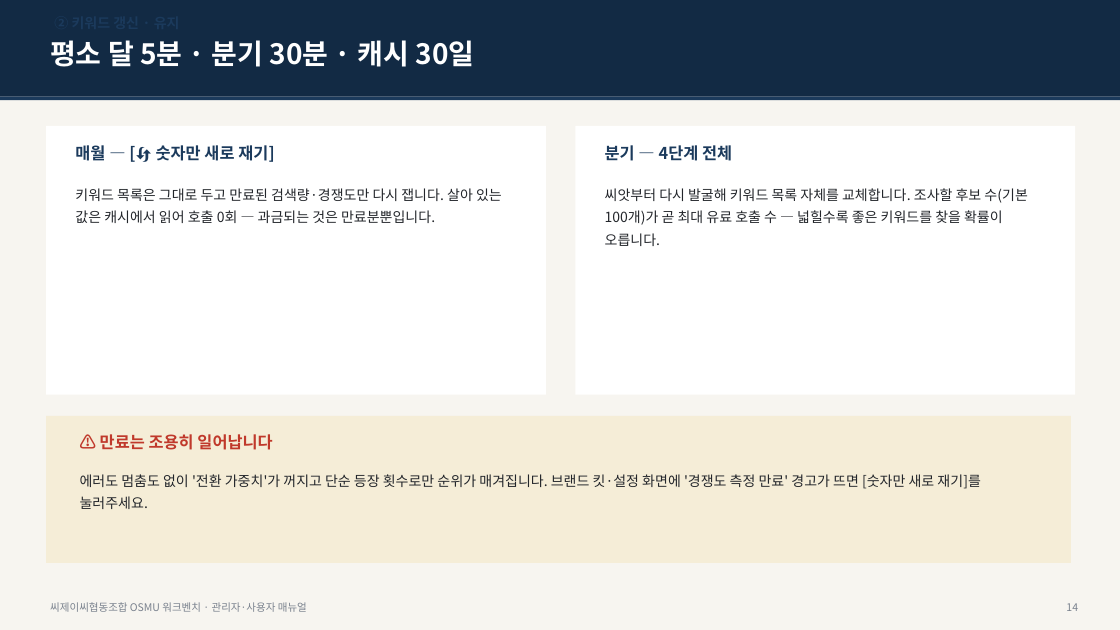
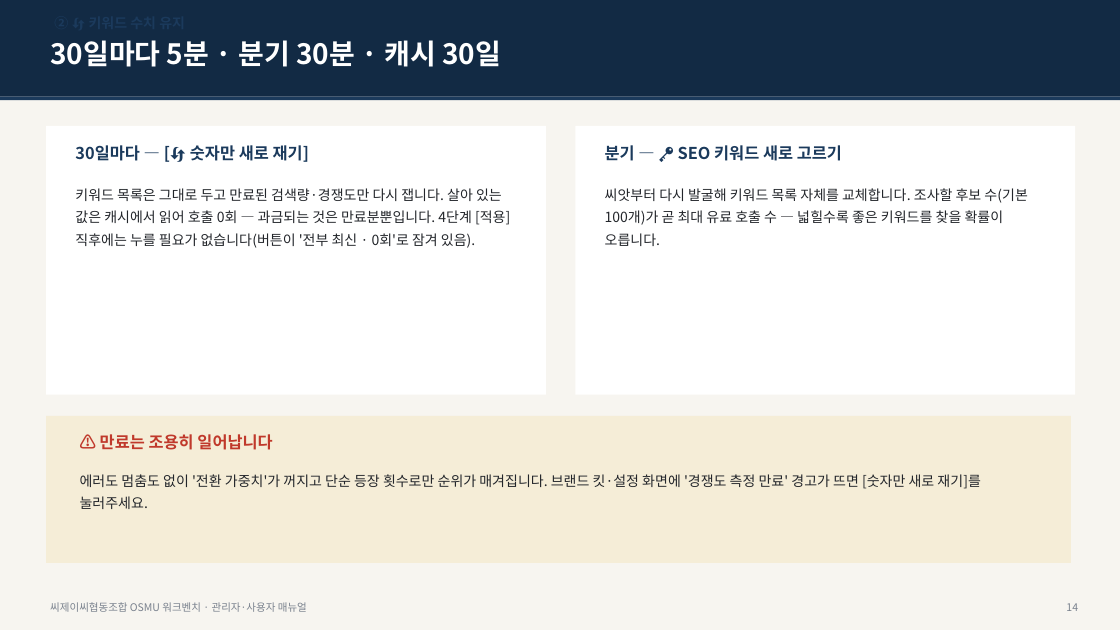
Before and after one commit to JaewooLee-AI/OSMU_cjc, a slide deck: slide 15 of docs/CJC_OSMU_사용자_매뉴얼.pptx. Drawn at 1120x630 pixels with LibreOffice and Linux fonts; fonts in the diff are those of the drawing. Boxes give left, top, right and bottom in pixels: in the first picture for what was removed or moved away, otherwise in the second. Text is boxed around its words. In the diff, an @@ line names an element or a change of style, - is before the commit and + after.

```diff
--- a/docs/CJC_OSMU_사용자_매뉴얼.pptx
+++ b/docs/CJC_OSMU_사용자_매뉴얼.pptx
@@ text at [50, 40, 501, 67]: text changed @@
-평소 달 5분 · 분기 30분 · 캐시 30일
+30일마다 5분 · 분기 30분 · 캐시 30일
@@ text at [75, 145, 309, 162]: text changed @@
-매월 — [🔄 숫자만 새로 재기]
+30일마다 — [🔄 숫자만 새로 재기]
@@ text at [605, 145, 842, 161]: text changed @@
-분기 — 4단계 전체
+분기 — 🔑 SEO 키워드 새로 고르기
@@ text at [75, 188, 510, 248]: text changed @@
-키워드 목록은 그대로 두고 만료된 검색량·경쟁도만 다시 잽니다. 살아 있는 값은 캐시에서 읽어 호출 0회 — 과금되는 것은 만료분뿐입니다.
+키워드 목록은 그대로 두고 만료된 검색량·경쟁도만 다시 잽니다. 살아 있는 값은 캐시에서 읽어 호출 0회 — 과금되는 것은 만료분뿐입니다. 4단계 [적용] 직후에는 누를 필요가 없습니다(버튼이 '전부 최신 · 0회'로 잠겨 있음).
```
Also in this commit, not shown: 11 other slides changed, 4 other files.
